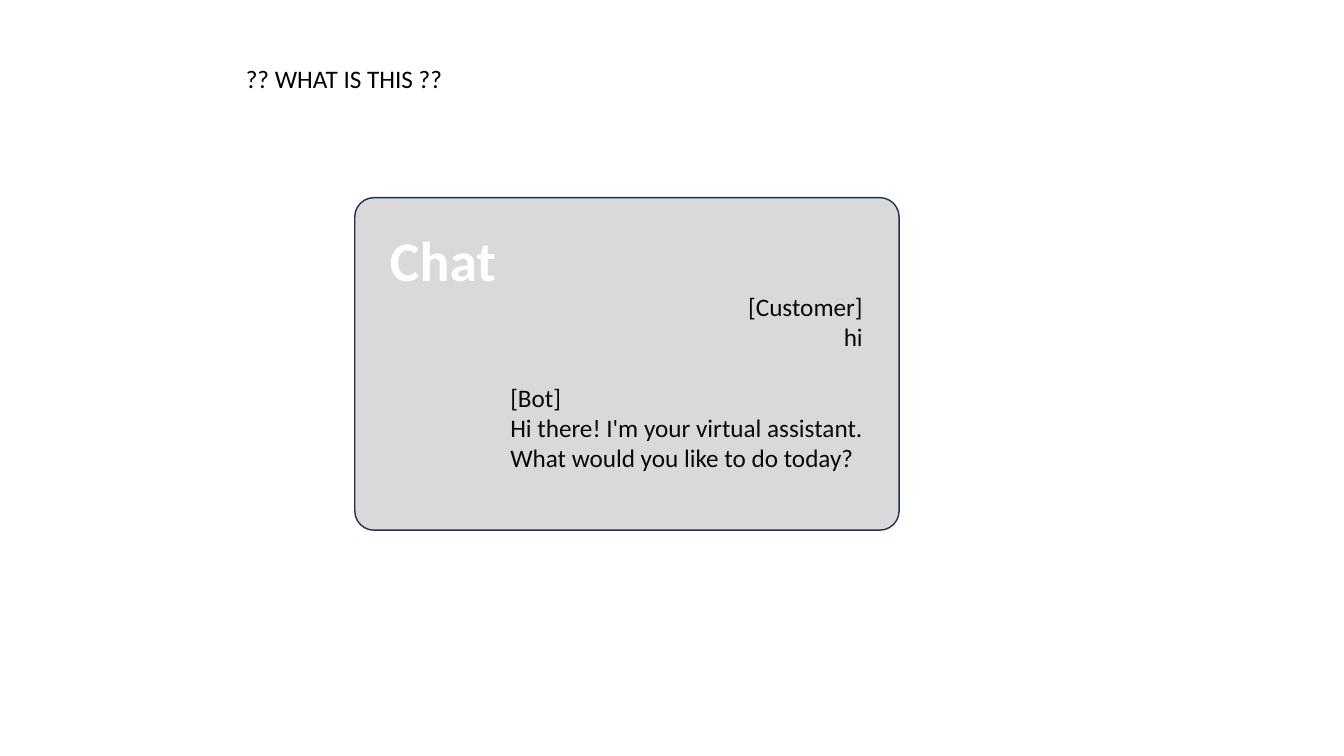
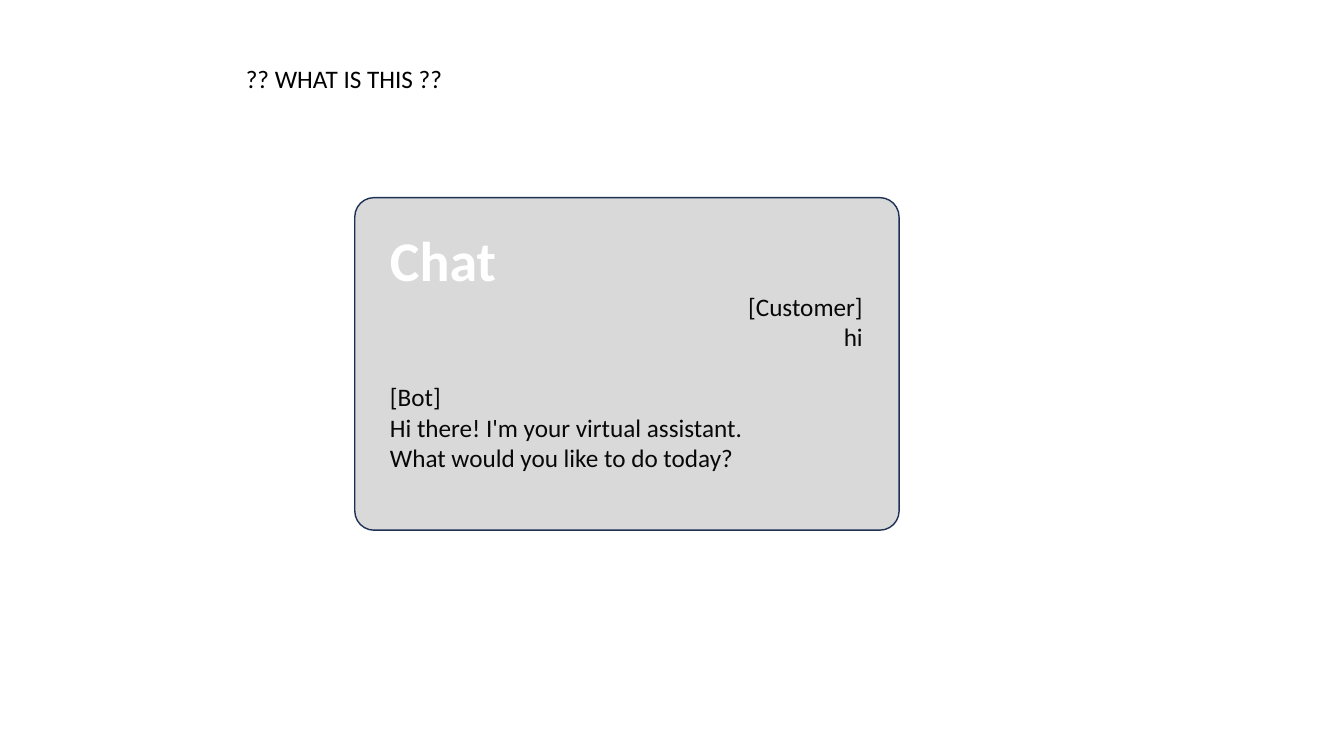
Before and after one commit to LearnWithLlew/TestingBetterWithApprovals.Slides, a slide deck: slide 14 of slides/Testing Better with Approvals.pptx (slide 13 before the commit). Drawn at 1344x756 pixels with LibreOffice and Linux fonts; fonts in the diff are those of the drawing. Boxes give left, top, right and bottom in pixels: in the first picture for what was removed or moved away, otherwise in the second. Text is boxed around its words. In the diff, an @@ line names an element or a change of style, - is before the commit and + after.

```diff
--- a/slides/Testing Better with Approvals.pptx
+++ b/slides/Testing Better with Approvals.pptx
@@ text "[Bot]": place and size @@
-text "[Bot]" at [510,297,863,471]
+text "[Bot]" at [390,387,742,471]
```
Also in this commit, not shown: 1 other slide changed, 10 slides added, 4 other files.
